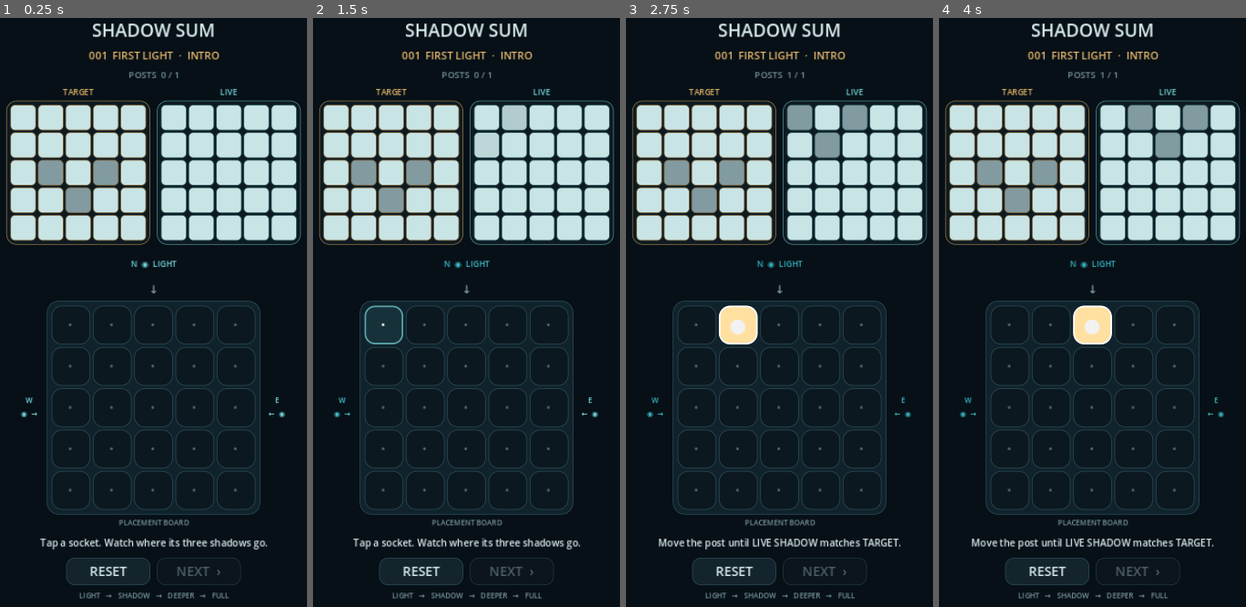
Above: before the commit, frames 1-4 (left to right).
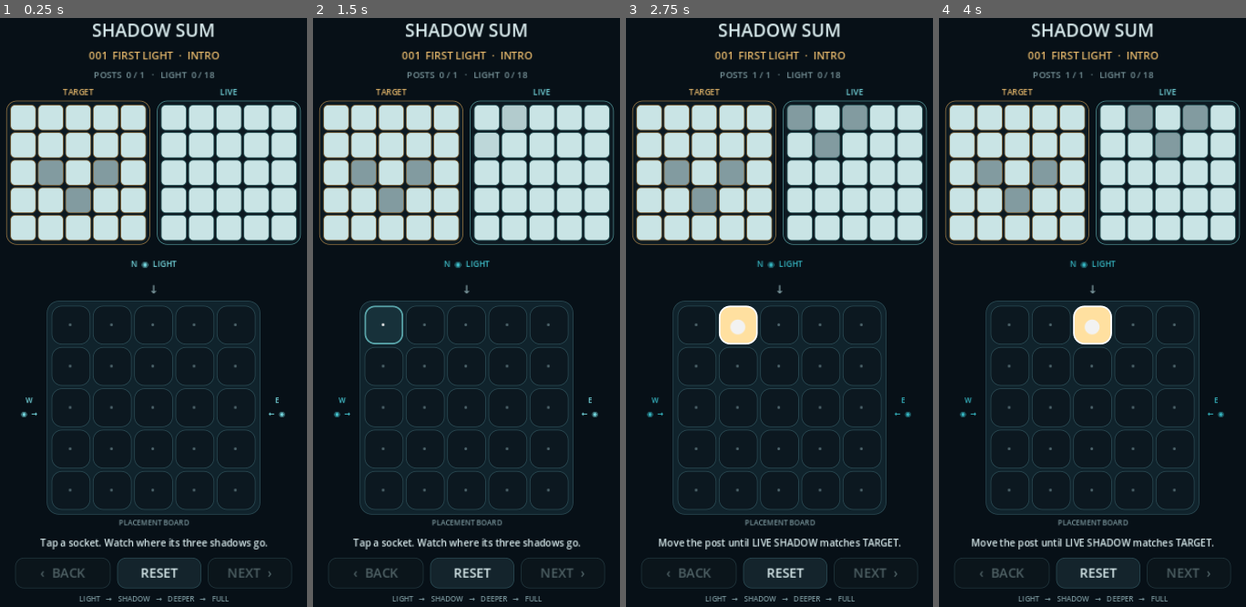
Above: after the commit, the same moments.

Repository: madowaku/shadow-sum
Game: Godot game, scene res://scenes/main.tscn
Same seed, same stepped clock (60 frames per second), same inputs: the game is played once before the commit and once after it.
Inputs:
- Up to frame 1 (0.25 s): no input
- Up to frame 2 (1.5 s): click "·" at 0.5 s; click "●" at 1.25 s
- Up to frame 3 (2.75 s): click "·" at 2 s
- Up to frame 4 (4 s): click "●" at 2.75 s; click "·" at 3.5 s

The runs differ from the first frame. In frame 1, 1.4% of the frame differs, in the area x 5-95%, y 9-100%; in frame 2, 1.4%; in frame 3, 1.4%; in frame 4, 1.4%.

Commit message:
feat: enable KEEP THE LIGHT progress layer

Diff:
--- a/scenes/main.tscn
+++ b/scenes/main.tscn
@@ -1,6 +1,6 @@
 [gd_scene load_steps=2 format=3]
 
-[ext_resource type="Script" path="res://src/flow_main.gd" id="1_main"]
+[ext_resource type="Script" path="res://src/progress_main.gd" id="1_main"]
 
 [node name="Main" type="Control"]
 layout_mode = 3
